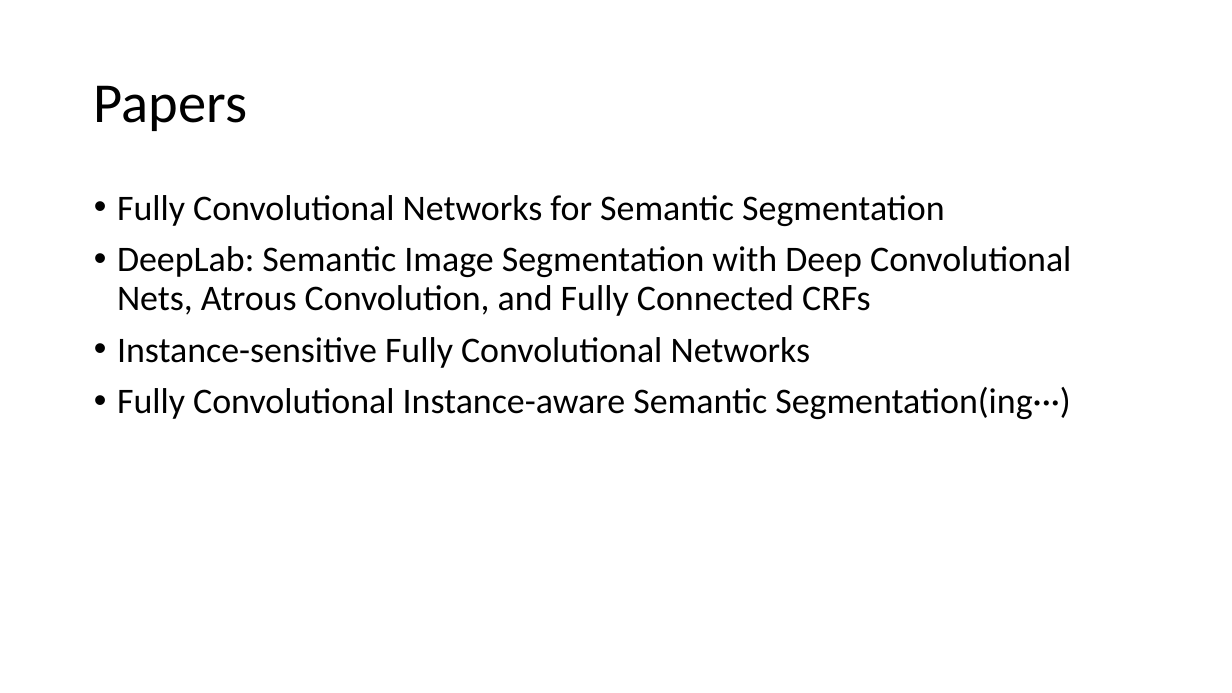
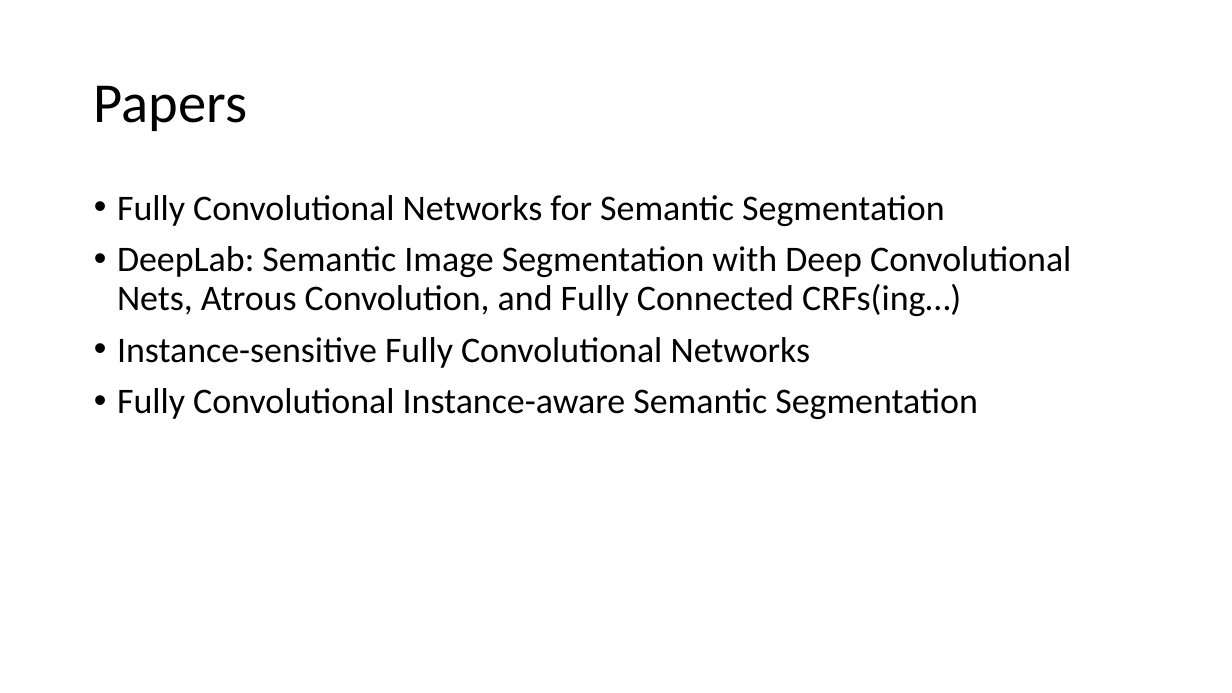
Before and after one commit to ZHAOZHIHAO/zhaozhihao.github.io, a slide deck: slide 2 of Image Segmentation with CNN.pptx. Drawn at 1232x693 pixels with LibreOffice and Linux fonts; fonts in the diff are those of the drawing. Boxes give left, top, right and bottom in pixels: in the first picture for what was removed or moved away, otherwise in the second. Text is boxed around its words. In the diff, an @@ line names an element or a change of style, - is before the commit and + after.

Commit message:
update Image segmentation with CNN

```diff
--- a/Image Segmentation with CNN.pptx
+++ b/Image Segmentation with CNN.pptx
@@ text at [117, 246, 1071, 316]: text changed @@
-• DeepLab: Semantic Image Segmentation with Deep Convolutional Nets, Atrous Convolution, and Fully Connected CRFs
+• DeepLab: Semantic Image Segmentation with Deep Convolutional Nets, Atrous Convolution, and Fully Connected CRFs(ing…)
@@ text at [117, 388, 978, 419]: text changed @@
-• Fully Convolutional Instance-aware Semantic Segmentation(ing···)
+• Fully Convolutional Instance-aware Semantic Segmentation
```
